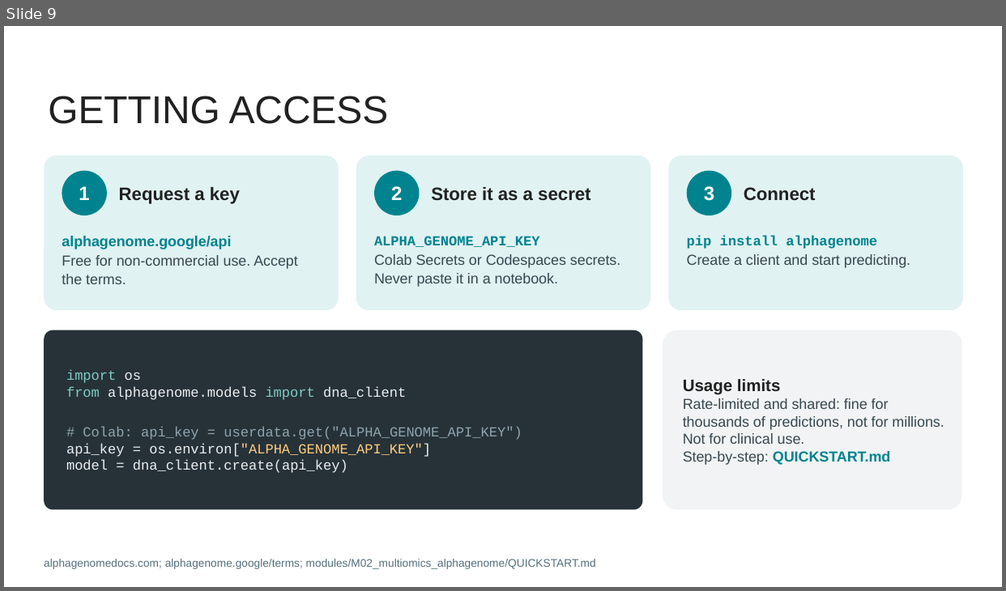
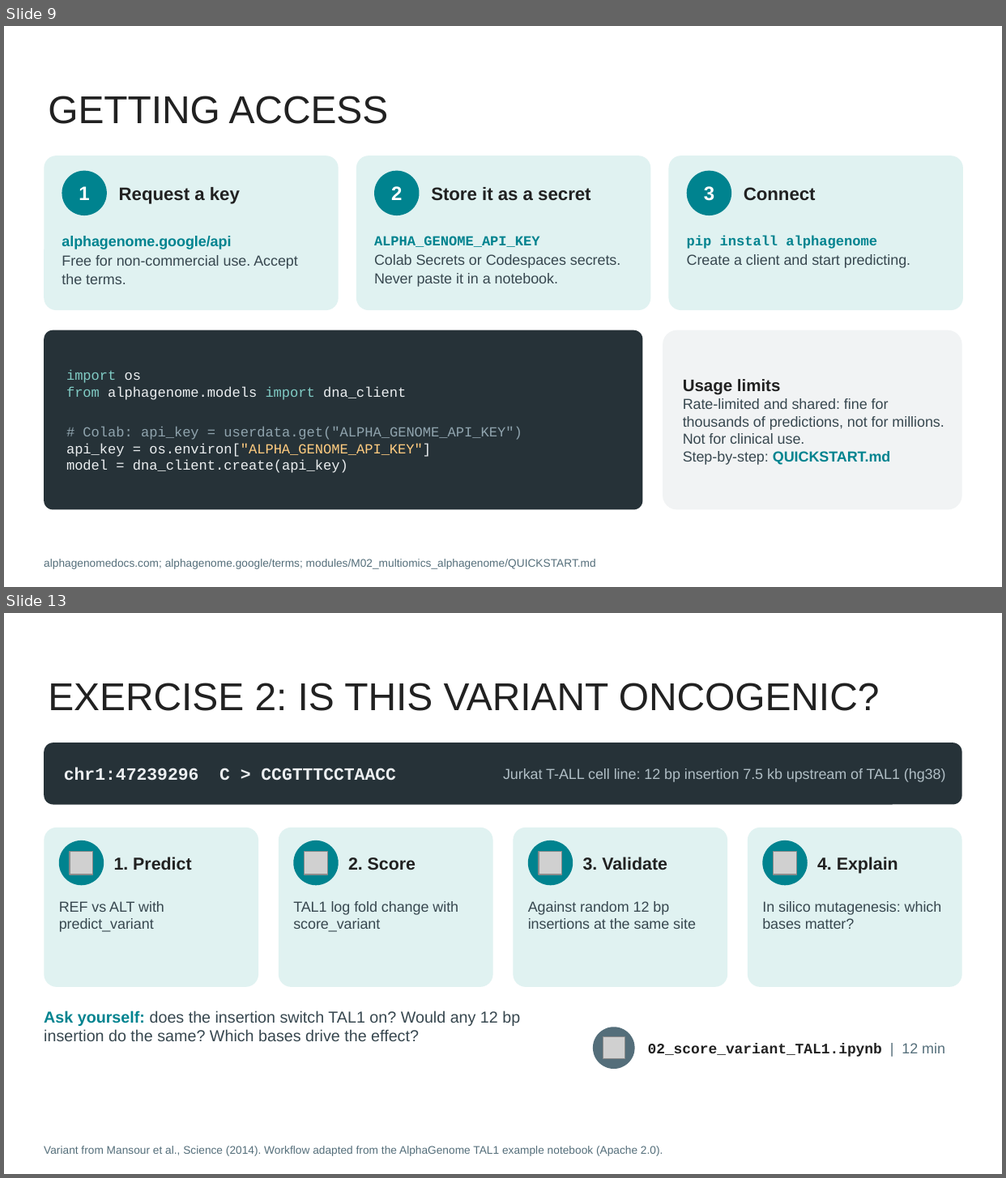
Before and after one commit to BigMindLab/Tutorial_IA_ISCB-LATAM_2026, a slide deck: slides/Workshop-ISCB_M02.pptx. Shown one above the other, each under a label of ours: slide 9 before the commit, slides 9 and 13 after it; the slides between them are not shown. The pictures are 1006x591 and 1006x1178 pixels, drawn with LibreOffice and Linux fonts; fonts in the diff are those of the drawing; grey boxes stand for pictures. Boxes give left, top, right and bottom in pixels: in the first picture for what was removed or moved away, otherwise in the second. Text is boxed around its words. In the diff, an @@ line names an element or a change of style, - is before the commit and + after.

```diff
--- a/slides/Workshop-ISCB_M02.pptx
+++ b/slides/Workshop-ISCB_M02.pptx
@@ slide 13 added at (4, 613, 1002, 1174), background #FFFFFF @@
@@ title added at (48, 683, 880, 711), 28 pt, text #212121 @@
+EXERCISE 2: IS THIS VARIANT ONCOGENIC?
@@ rounded rectangle added at (44, 743, 962, 805), fill #263238 @@
@@ text added at (64, 768, 396, 781), 12.5 pt, text #ECEFF1, bold @@
+chr1:47239296 C > CCGTTTCCTAACC
@@ text added at (503, 769, 946, 782), 10.5 pt, text #B0BEC5 @@
+Jurkat T-ALL cell line: 12 bp insertion 7.5 kb upstream of TAL1 (hg38)
@@ rounded rectangle added at (44, 828, 258, 987), fill #E0F2F1 @@
@@ rounded rectangle added at (279, 828, 493, 987), fill #E0F2F1 @@
@@ rounded rectangle added at (513, 828, 727, 987), fill #E0F2F1 @@
@@ rounded rectangle added at (748, 828, 962, 987), fill #E0F2F1 @@
@@ ellipse added at (59, 841, 104, 885), fill #00838F @@
@@ picture added at (70, 851, 93, 875) @@
@@ ellipse added at (293, 841, 339, 885), fill #00838F @@
@@ picture added at (305, 851, 327, 875) @@
@@ ellipse added at (528, 841, 573, 885), fill #00838F @@
@@ picture added at (539, 851, 562, 875) @@
@@ ellipse added at (762, 841, 808, 885), fill #00838F @@
@@ picture added at (774, 851, 796, 875) @@
@@ text added at (114, 857, 191, 870), 12.5 pt, text #212121, bold @@
+1. Predict
@@ text added at (348, 858, 415, 871), 12.5 pt, text #212121, bold @@
+2. Score
@@ text added at (583, 857, 667, 871), 12.5 pt, text #212121, bold @@
+3. Validate
@@ text added at (817, 857, 898, 874), 12.5 pt, text #212121, bold @@
+4. Explain
@@ text added at (59, 901, 164, 932), 10.5 pt, text #37474F @@
+REF vs ALT with predict_variant
@@ text added at (293, 901, 458, 932), 10.5 pt, text #37474F @@
+TAL1 log fold change with score_variant
@@ text added at (528, 901, 696, 929), 10.5 pt, text #37474F @@
+Against random 12 bp insertions at the same site
@@ text added at (762, 901, 942, 929), 10.5 pt, text #37474F @@
+In silico mutagenesis: which bases matter?
@@ text added at (44, 1011, 520, 1041), 11.5 pt, text #37474F @@
+Ask yourself: does the insertion switch TAL1 on? Would any 12 bp insertion do the same? Which bases drive the effect?
@@ ellipse added at (593, 1027, 635, 1069), fill #546E7A @@
@@ picture added at (603, 1037, 624, 1059) @@
@@ text added at (648, 1043, 945, 1057), 10.5 pt, text #212121, bold @@
+02_score_variant_TAL1.ipynb | 12 min
@@ text added at (44, 1146, 663, 1157), 8 pt, text #546E7A @@
+Variant from Mansour et al., Science (2014). Workflow adapted from the AlphaGenome TAL1 example notebook (Apache 2.0).
```
Also in this commit, not shown: 7 other slides added.
